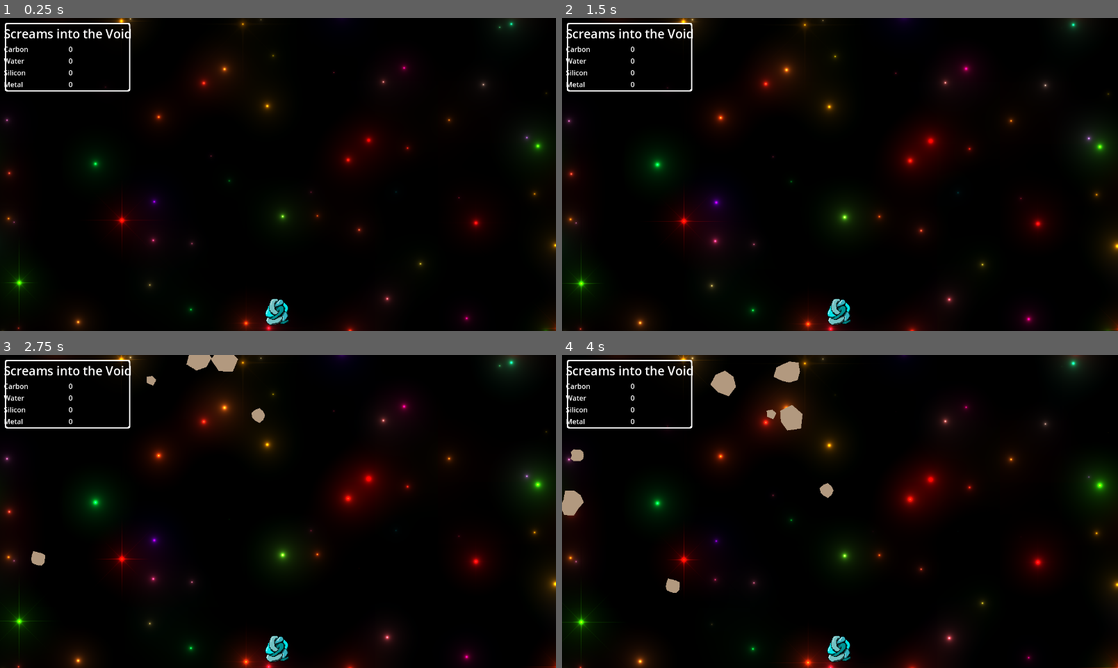
Above: before the commit, frames 1-4 (two rows, left to right).
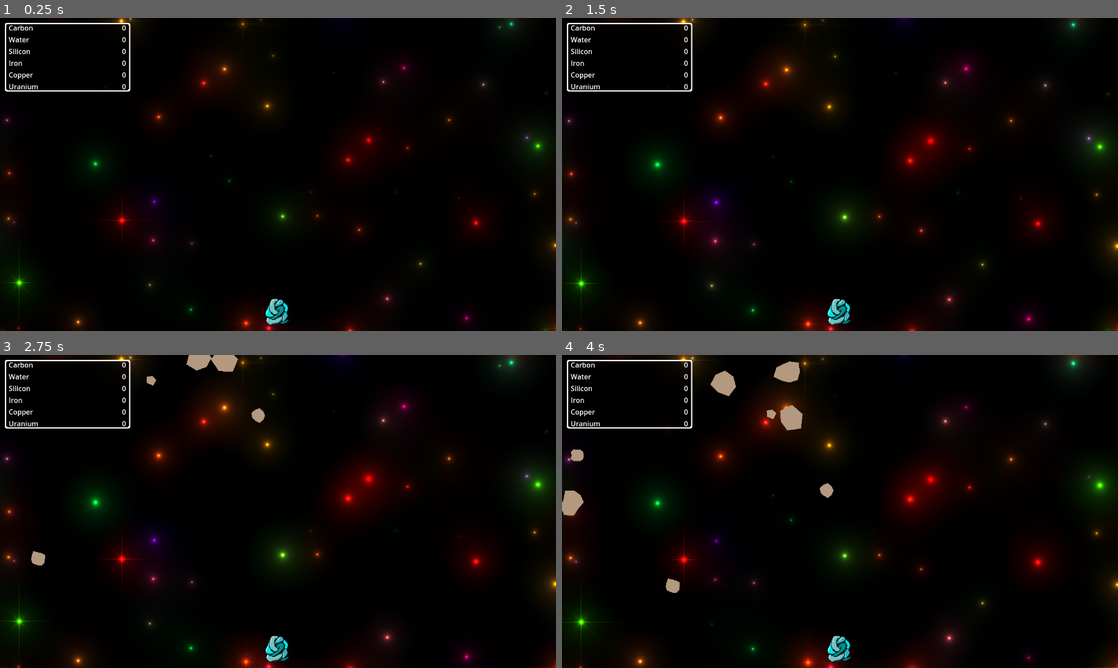
Above: after the commit, the same moments.

Repository: docwhat/screams-into-the-void
Game: Godot game, scene res://main.tscn
The game is run twice, just before and just after one commit, with the same random seed, the same clock (stepped at 60 frames per second) and the same inputs.
Inputs (mouse positions are in pixels of both pictures, inside the frame that each line leads up to):
- Up to frame 1 (0.25 s): no input
- Up to frame 2 (1.5 s): tap Enter at 0.5 s; move the mouse to (962, 158) at 0.52 s; hold Shift 0.53-1.25 s; click (962, 158) at 0.67 s; drag from (728, 190) to (840, 312) at 1.27 s
- Up to frame 3 (2.75 s): move the mouse to (333, 442) at 2.02 s; tap Ctrl at 2.1 s; click (333, 442) at 2.17 s
- Up to frame 4 (4 s): drag from (812, 574) to (673, 464) at 2.77 s; move the mouse to (1006, 558) at 3.52 s; tap Alt at 3.6 s; click (1006, 558) at 3.67 s

The runs differ from the first frame. In frame 1, 0.7% of the frame differs, in the area x 0-24%, y 2-23%; in frame 2, 0.7%; in frame 3, 0.7%; in frame 4, 0.7%.

Commit message:
use matter collections for scoring

Diff:
--- a/Global.gd
+++ b/Global.gd
@@ -11,6 +11,9 @@
 # Player information.
 var player_size : Vector2 = Vector2(64, 64)
 var player_position : Vector2
+
+# How much rocks do we have. (PlayerState)
+var collection : MatterCollection = MatterCollection.new()
 
 # Asteroid system variables
 var asteroid_player_intercept_chance : float = 0.3  # 30% chance asteroids target player
--- a/SaveState.gd
+++ /dev/null
@@ -1,6 +0,0 @@
-extends Node
-
-var carbon : int = 0
-var water : int = 0
-var silicon : int = 0
-var metal : int = 0
--- a/asteroid.gd
+++ b/asteroid.gd
@@ -6,11 +6,7 @@
 
 var asteroid_size : AsteroidSize
 
-# Composition
-var carbon : int = 0
-var water : int = 0
-var silicon : int = 0
-var metal : int = 0
+var composition : MatterCollection = MatterCollection.new()
 
 func _ready() -> void:
   asteroid_size = Global.get_random_asteroid_size()
@@ -21,10 +17,7 @@
   apply_torque_impulse(new_rotation_impulse)
 
   # Composition
-  carbon = 1
-  water = 1
-  silicon = 1
-  metal = 1
+  composition.fill(1)
 
   # Image shape.
   var points = asteroid_size.generatePolygon()
@@ -44,13 +37,9 @@
 
   count += 1
 
-func be_absorbed(_storage) -> void:
-  SaveState.carbon += carbon
-  SaveState.water += water
-  SaveState.silicon += silicon
-  SaveState.metal += metal
+func be_absorbed() -> void:
+  Global.collection.add_collection(composition)
   count -= 1
-  # store the resources
 
 func die() -> void:
   count -= 1
--- a/hud.gd
+++ b/hud.gd
@@ -1,9 +1,6 @@
 extends CanvasLayer
 
-static var carbon_value : Label
-static var water_value : Label
-static var silicon_value : Label
-static var metal_value : Label
+var value_labels = {}
 
 # FIXME: Need refactorization so I can understand it better.
 # From https://gist.github.com/t-karcher/053b7097e744bc3ba4e1d20441ab72a7
@@ -31,11 +28,39 @@
     return str(num)
 
 func _ready() -> void:
+  # Add all the matter items.
+  for name in Global.Matter.keys():
+    # first we need an HBoxContainer.
+    var hbox : HBoxContainer = HBoxContainer.new()
+    hbox.name = name.capitalize()
+
+    # then we need a left justified label for the name.
+    var label : Label = Label.new()
+    label.name = "name"
+    label.set_text(name.capitalize())
+    label.set_h_size_flags(label.SIZE_EXPAND_FILL)
+    hbox.add_child(label)
+
+    # then we need a right justified label for the value.
+    var value_label : Label = Label.new()
+    value_label.name = "value"
+    value_label.set_text("0")
+    value_label.horizontal_alignment = HORIZONTAL_ALIGNMENT_RIGHT
+    value_label.set_h_size_flags(label.SIZE_EXPAND_FILL)
+
+    # Save for updating.
+    value_labels[name] = value_label
+    hbox.add_child(value_label)
+
+    # Add the hbox last, to prevent jiggling.
+    %VBoxContainer.add_child(hbox)
+
+  # TODO: The HUD isn't vertically resizing based on the contents.
+  # TODO: The HUD isn't horizontally resizing based on the contents.
   update_hud()
 
 func update_hud() -> void:
-  $Control/MarginContainer/VBoxContainer/Carbon/value
-  for name in ["carbon", "water", "silicon", "metal"]:
-    var label : Label = get_node("%%%s" % name.capitalize()).get_node("value")
-    var value : int = SaveState.get(name)
+  for name in Global.Matter.keys():
+    var label : Label = value_labels[name]
+    var value : int = Global.collection.get_by_string(name)
     label.text = fnum(value)
--- a/main.tscn
+++ b/main.tscn
@@ -82,74 +82,8 @@
 theme_override_constants/margin_bottom = 10
 
 [node name="VBoxContainer" type="VBoxContainer" parent="HUD/Control/MarginContainer"]
-layout_mode = 2
-
-[node name="HBoxContainer" type="HBoxContainer" parent="HUD/Control/MarginContainer/VBoxContainer"]
-layout_mode = 2
-
-[node name="Title" type="Label" parent="HUD/Control/MarginContainer/VBoxContainer/HBoxContainer"]
-layout_mode = 2
-size_flags_horizontal = 3
-theme_type_variation = &"HeaderLarge"
-text = "Screams into the Void"
-horizontal_alignment = 1
-
-[node name="Carbon" type="HBoxContainer" parent="HUD/Control/MarginContainer/VBoxContainer"]
-unique_name_in_owner = true
-layout_mode = 2
-alignment = 1
-
-[node name="name" type="Label" parent="HUD/Control/MarginContainer/VBoxContainer/Carbon"]
-layout_mode = 2
-size_flags_horizontal = 3
-text = "Carbon"
-
-[node name="value" type="Label" parent="HUD/Control/MarginContainer/VBoxContainer/Carbon"]
-layout_mode = 2
-size_flags_horizontal = 3
-text = "0"
-
-[node name="Water" type="HBoxContainer" parent="HUD/Control/MarginContainer/VBoxContainer"]
 unique_name_in_owner = true
 layout_mode = 2
 
-[node name="name" type="Label" parent="HUD/Control/MarginContainer/VBoxContainer/Water"]
-layout_mode = 2
-size_flags_horizontal = 3
-text = "Water"
-
-[node name="value" type="Label" parent="HUD/Control/MarginContainer/VBoxContainer/Water"]
-layout_mode = 2
-size_flags_horizontal = 3
-text = "0"
-
-[node name="Silicon" type="HBoxContainer" parent="HUD/Control/MarginContainer/VBoxContainer"]
-unique_name_in_owner = true
-layout_mode = 2
-
-[node name="name" type="Label" parent="HUD/Control/MarginContainer/VBoxContainer/Silicon"]
-layout_mode = 2
-size_flags_horizontal = 3
-text = "Silicon"
-
-[node name="value" type="Label" parent="HUD/Control/MarginContainer/VBoxContainer/Silicon"]
-layout_mode = 2
-size_flags_horizontal = 3
-text = "0"
-
-[node name="Metal" type="HBoxContainer" parent="HUD/Control/MarginContainer/VBoxContainer"]
-unique_name_in_owner = true
-layout_mode = 2
-
-[node name="name" type="Label" parent="HUD/Control/MarginContainer/VBoxContainer/Metal"]
-layout_mode = 2
-size_flags_horizontal = 3
-text = "Metal"
-
-[node name="value" type="Label" parent="HUD/Control/MarginContainer/VBoxContainer/Metal"]
-layout_mode = 2
-size_flags_horizontal = 3
-text = "0"
-
 [connection signal="timeout" from="AsteroidTimer" to="." method="_on_asteroid_timer_timeout"]
 [connection signal="timeout" from="HUD/UpdateHUD" to="HUD" method="update_hud"]
--- a/player.gd
+++ b/player.gd
@@ -19,5 +19,5 @@
 
 func _on_body_entered(body: Node2D) -> void:
   if body.has_method("be_absorbed"):
-    body.be_absorbed(null)
+    body.be_absorbed()
   body.queue_free()
--- a/project.godot
+++ b/project.godot
@@ -21,7 +21,6 @@
 [autoload]
 
 Global="*res://Global.gd"
-SaveState="*res://SaveState.gd"
 
 [display]
 
Not shown, removed: SaveState.gd.uid
